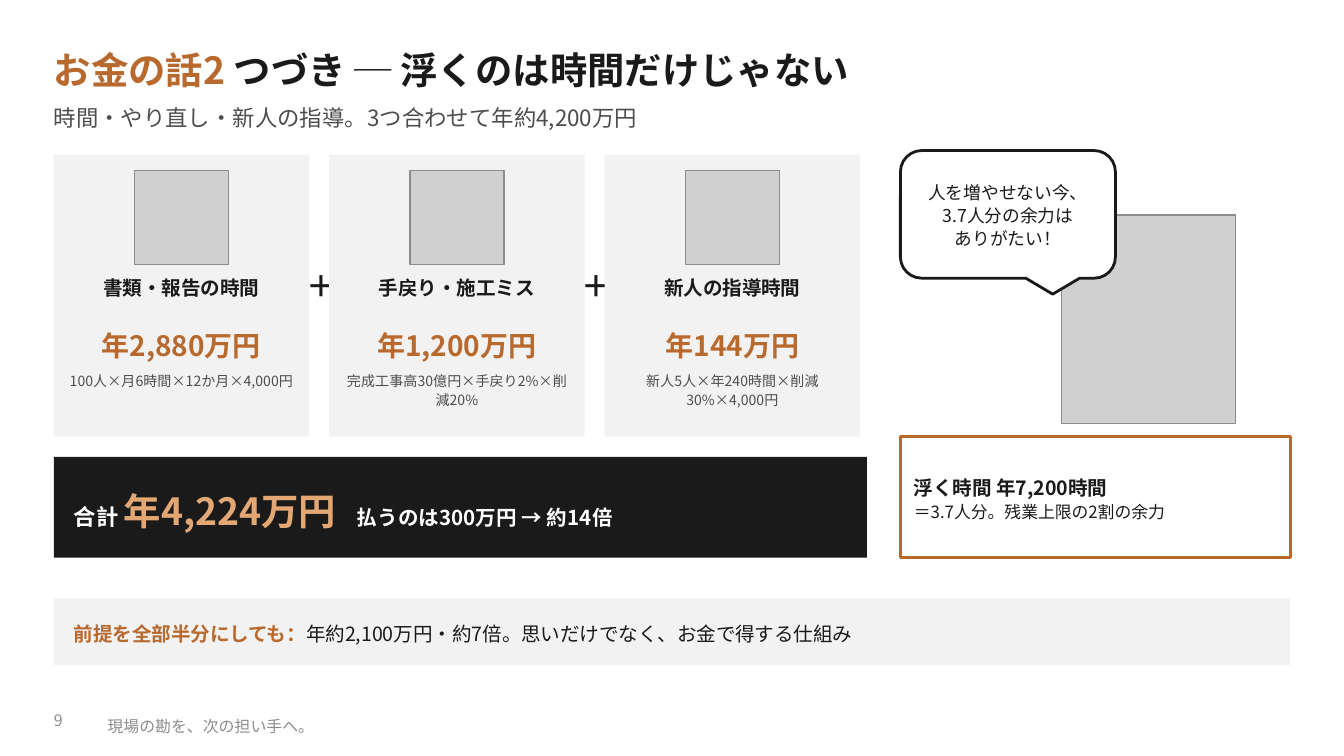
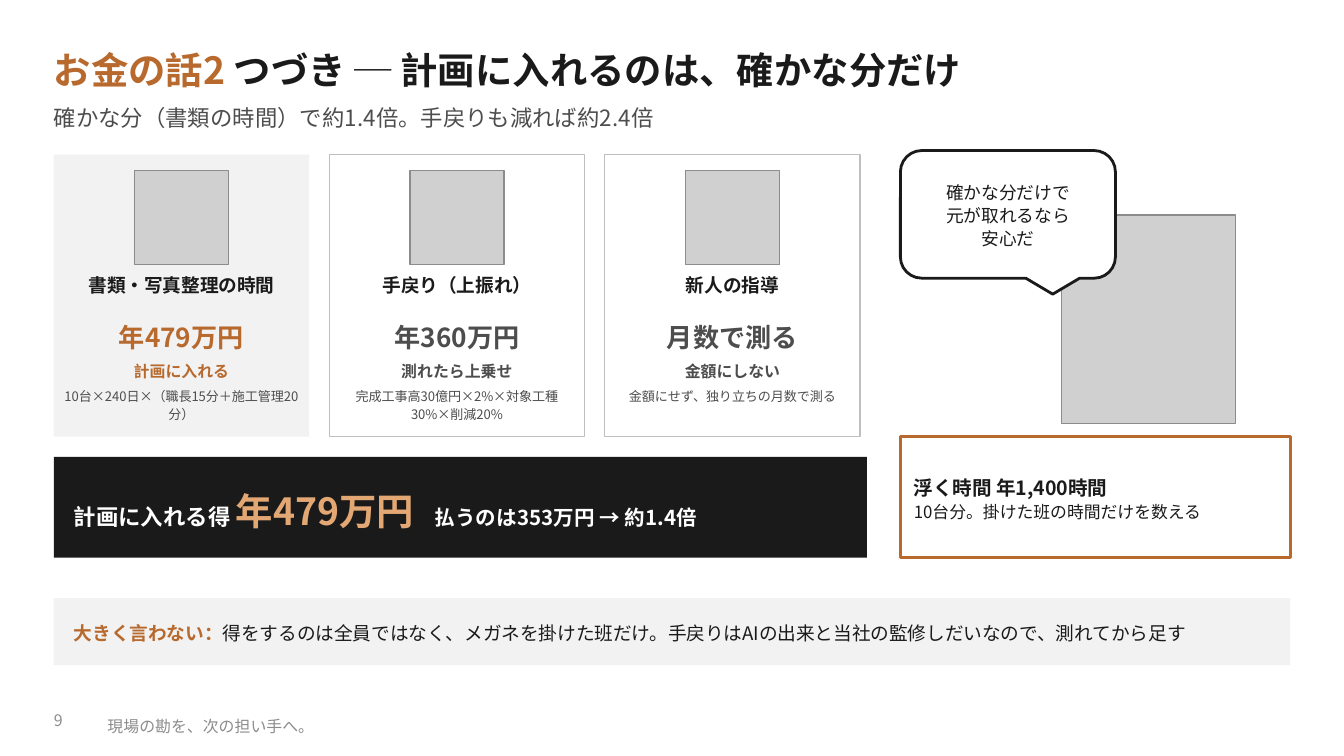
Before and after one commit to SEITOSHIKI/-ai-commute-audio-, a slide deck: slide 9 of deck/カンツギ_事業計画書_やさしい版.pptx. Drawn at 1344x756 pixels with LibreOffice and Linux fonts; fonts in the diff are those of the drawing; grey boxes stand for pictures; background and template pictures are left out. Boxes give left, top, right and bottom in pixels: in the first picture for what was removed or moved away, otherwise in the second. Text is boxed around its words. In the diff, an @@ line names an element or a change of style, - is before the commit and + after.

```diff
--- a/deck/カンツギ_事業計画書_やさしい版.pptx
+++ b/deck/カンツギ_事業計画書_やさしい版.pptx
@@ text at box(54, 52, 961, 88): text changed @@
-お金の話2 つづき ─ 浮くのは時間だけじゃない
+お金の話2 つづき ─ 計画に入れるのは、確かな分だけ
@@ text at box(54, 107, 654, 128): text changed @@
-時間・やり直し・新人の指導。3つ合わせて年約4,200万円
+確かな分（書類の時間）で約1.4倍。手戻りも減れば約2.4倍
@@ rectangle at box(329, 155, 585, 437): fill #F2F2F2 to #FFFFFF; outline none to #BFBFBF 0.75 pt @@
@@ rectangle at box(605, 155, 860, 437): fill #F2F2F2 to #FFFFFF; outline none to #BFBFBF 0.75 pt @@
@@ text at box(946, 184, 1070, 247): text changed @@
-人を増やせない今、
-3.7人分の余力は
-ありがたい！
+確かな分だけで
+元が取れるなら
+安心だ
@@ text removed at box(306, 262, 333, 316) @@
-＋
@@ text removed at box(582, 262, 609, 316) @@
-＋
@@ text at box(88, 276, 274, 294): text changed; size 10.5 to 10 pt @@
-書類・報告の時間
+書類・写真整理の時間
@@ text at box(383, 276, 532, 294): text changed; size 10.5 to 10 pt @@
-手戻り・施工ミス
+手戻り（上振れ）
@@ text at box(686, 276, 779, 294): text changed; size 10.5 to 10 pt @@
-新人の指導時間
+新人の指導
@@ text at box(119, 325, 244, 350): text changed; size 15 to 14 pt @@
-年2,880万円
+年479万円
@@ text at box(394, 325, 519, 350): text changed; size 15 to 14 pt; text colour #B8692E to #4D4D4D @@
-年1,200万円
+年360万円
@@ text added at box(667, 325, 798, 350), 14 pt, text #4D4D4D, bold @@
+月数で測る
@@ text removed at box(666, 332, 800, 359) @@
-年144万円
@@ text removed at box(70, 374, 293, 389) @@
-100人×月6時間×12か月×4,000円
@@ text added at box(134, 363, 229, 379), 8.5 pt, text #B8692E, bold @@
+計画に入れる
@@ text added at box(401, 363, 512, 379), 8.5 pt, text #4D4D4D, bold @@
+測れたら上乗せ
@@ text removed at box(646, 374, 818, 407) @@
-新人5人×年240時間×削減30%×4,000円
@@ text added at box(685, 363, 780, 379), 8.5 pt, text #4D4D4D, bold @@
+金額にしない
@@ text added at box(64, 390, 298, 402), 7 pt, text #4D4D4D @@
+10台×240日×（職長15分＋施工管理20分）
@@ text at box(356, 390, 559, 420): text changed; size 7.5 to 7 pt @@
-完成工事高30億円×手戻り2%×削減20%
+完成工事高30億円×2%×対象工種30%×削減20%
@@ text added at box(629, 390, 836, 402), 7 pt, text #4D4D4D @@
+金額にせず、独り立ちの月数で測る
@@ text at box(914, 478, 1201, 520): text changed @@
-浮く時間 年7,200時間
-＝3.7人分。残業上限の2割の余力
+浮く時間 年1,400時間
+10台分。掛けた班の時間だけを数える
@@ text at box(74, 493, 697, 529): text changed @@
-合計 年4,224万円 払うのは300万円 → 約14倍
+計画に入れる得 年479万円 払うのは353万円 → 約1.4倍
@@ text at box(74, 624, 1186, 642): text changed; size 10.5 to 10 pt @@
-前提を全部半分にしても：年約2,100万円・約7倍。思いだけでなく、お金で得する仕組み
+大きく言わない：得をするのは全員ではなく、メガネを掛けた班だけ。手戻りはAIの出来と当社の監修しだいなので、測れてから足す
```
Also in this commit, not shown: 12 other slides changed, 1 slide added, 1 slide removed, 33 other files.
